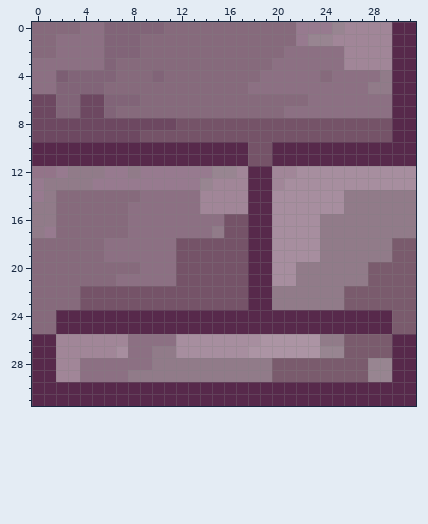
File history of a pixel-art sprite, Tram_Game/Assets/Assets/Outside/Streets/Sreet Lines.png. Above, as it was before the edit.
The file is 128x128 pixels, drawn in blocks of 4x4; one block is one cell here. Colours within 5 levels of each other are drawn and written as one.
The result:
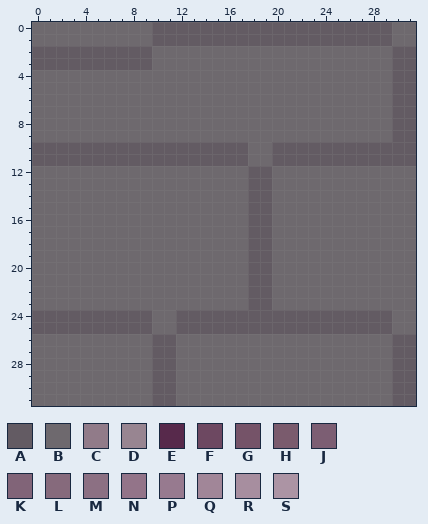
Palette (. is transparent): A #635b63  B #6e696e  C #917b89  D #988591  E #57294b  F #6d4861  G #755368  H #7a5b6d  J #7c5e73  K #816478  L #866a7c  M #8c7083  N #937489  P #977a8f  Q #a18698  R #a78e9f  S #ac94a4
The exact change:
Changed rows in their new state; - is an unchanged pixel.
first column x 0:
 0 BBBBBBBBBBAAAAAAAAAAAAAAAAAAAABB
 1 BBBBBBBBBBAAAAAAAAAAAAAAAAAAAABB
 2 AAAAAAAAAABBBBBBBBBBBBBBBBBBBBAA
 3 AAAAAAAAAABBBBBBBBBBBBBBBBBBBBAA
 4 BBBBBBBBBBBBBBBBBBBBBBBBBBBBBBAA
 5 BBBBBBBBBBBBBBBBBBBBBBBBBBBBBBAA
 6 BBBBBBBBBBBBBBBBBBBBBBBBBBBBBBAA
 7 BBBBBBBBBBBBBBBBBBBBBBBBBBBBBBAA
 8 BBBBBBBBBBBBBBBBBBBBBBBBBBBBBBAA
 9 BBBBBBBBBBBBBBBBBBBBBBBBBBBBBBAA
10 AAAAAAAAAAAAAAAAAABBAAAAAAAAAAAA
11 AAAAAAAAAAAAAAAAAABBAAAAAAAAAAAA
12 BBBBBBBBBBBBBBBBBBAABBBBBBBBBBBB
13 BBBBBBBBBBBBBBBBBBAABBBBBBBBBBBB
14 BBBBBBBBBBBBBBBBBBAABBBBBBBBBBBB
15 BBBBBBBBBBBBBBBBBBAABBBBBBBBBBBB
16 BBBBBBBBBBBBBBBBBBAABBBBBBBBBBBB
17 BBBBBBBBBBBBBBBBBBAABBBBBBBBBBBB
18 BBBBBBBBBBBBBBBBBBAABBBBBBBBBBBB
19 BBBBBBBBBBBBBBBBBBAABBBBBBBBBBBB
20 BBBBBBBBBBBBBBBBBBAABBBBBBBBBBBB
21 BBBBBBBBBBBBBBBBBBAABBBBBBBBBBBB
22 BBBBBBBBBBBBBBBBBBAABBBBBBBBBBBB
23 BBBBBBBBBBBBBBBBBBAABBBBBBBBBBBB
24 AAAAAAAAAABBAAAAAAAAAAAAAAAAAABB
25 AAAAAAAAAABBAAAAAAAAAAAAAAAAAABB
26 BBBBBBBBBBAABBBBBBBBBBBBBBBBBBAA
27 BBBBBBBBBBAABBBBBBBBBBBBBBBBBBAA
28 BBBBBBBBBBAABBBBBBBBBBBBBBBBBBAA
29 BBBBBBBBBBAABBBBBBBBBBBBBBBBBBAA
30 BBBBBBBBBBAABBBBBBBBBBBBBBBBBBAA
31 BBBBBBBBBBAABBBBBBBBBBBBBBBBBBAA
